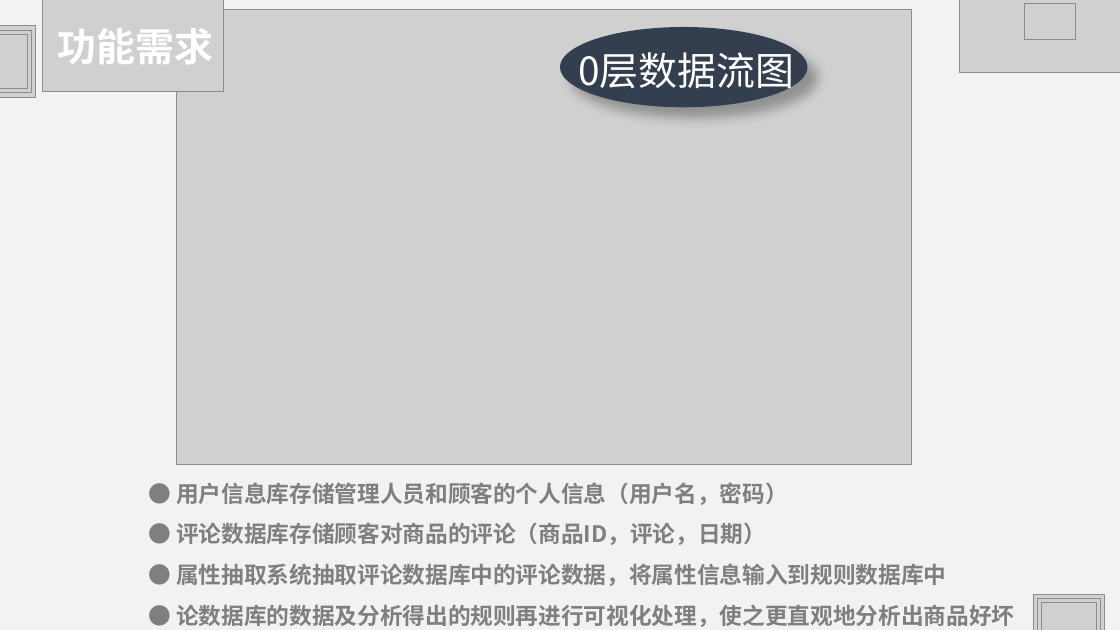
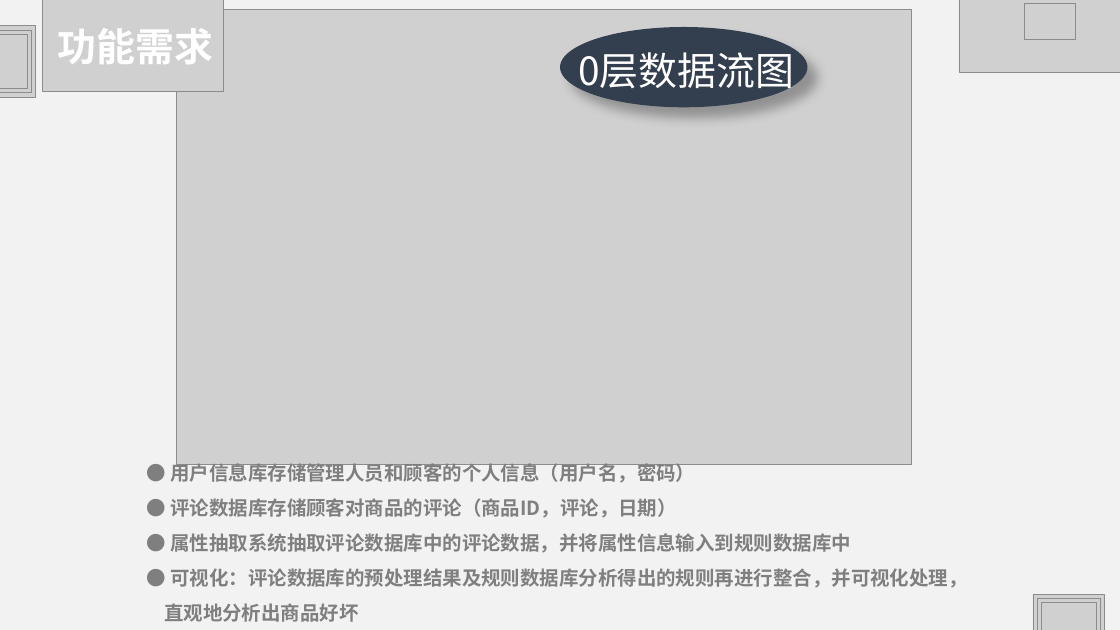
Before and after one commit to HJHGJGHHG/Sentiment-Analysis-System, a slide deck: slide 12 of PPT.pptx. Drawn at 1120x630 pixels with LibreOffice and Linux fonts; fonts in the diff are those of the drawing; grey boxes stand for pictures. Boxes give left, top, right and bottom in pixels: in the first picture for what was removed or moved away, otherwise in the second. Text is boxed around its words. In the diff, an @@ line names an element or a change of style, - is before the commit and + after.

```diff
--- a/PPT.pptx
+++ b/PPT.pptx
@@ text "● 用户信息库存储管理人员和顾客的个人信息（用户名，密码）": place and size @@
-text "● 用户信息库存储管理人员和顾客的个人信息（用户名，密码）" at (176,482,1014,627)
+text "● 用户信息库存储管理人员和顾客的个人信息（用户名，密码）" at (164,460,967,622)
@@ text at (170,460,695,518): size 28 to 24 pt in "● 用户信息库存储管理人员和顾客的个人信息（用户名，密码）", "● 评论数据库存储顾客对商品的评论（商品ID，评论，日期）" @@
@@ text at (164,533,967,622): text changed; size 28 to 24 pt @@
-● 属性抽取系统抽取评论数据库中的评论数据，将属性信息输入到规则数据库中
-● 论数据库的数据及分析得出的规则再进行可视化处理，使之更直观地分析出商品好坏
+● 属性抽取系统抽取评论数据库中的评论数据，并将属性信息输入到规则数据库中
+● 可视化：评论数据库的预处理结果及规则数据库分析得出的规则再进行整合，并可视化处理，
+直观地分析出商品好坏
```
Also in this commit, not shown: 12 other slides changed, 1 slide removed.
